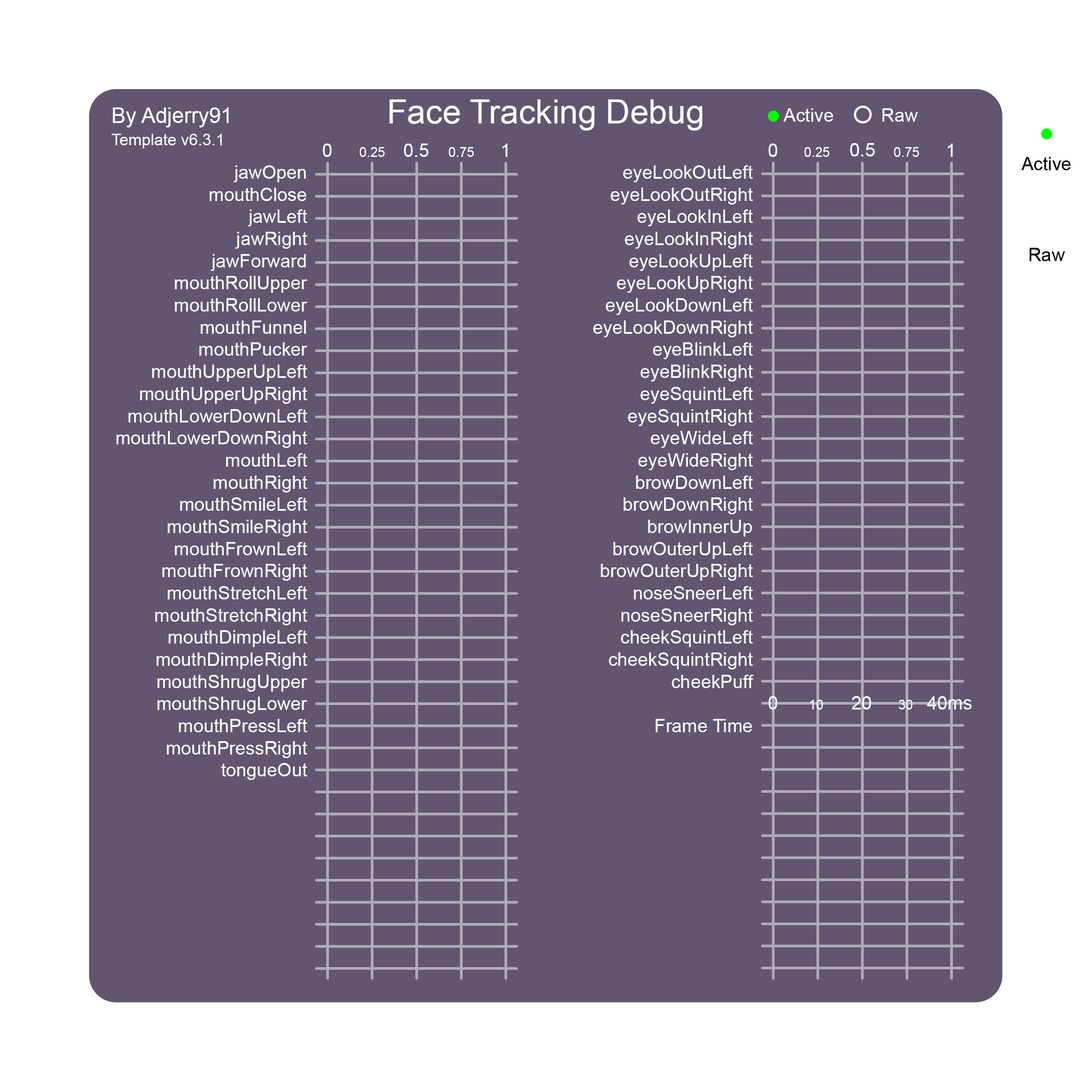
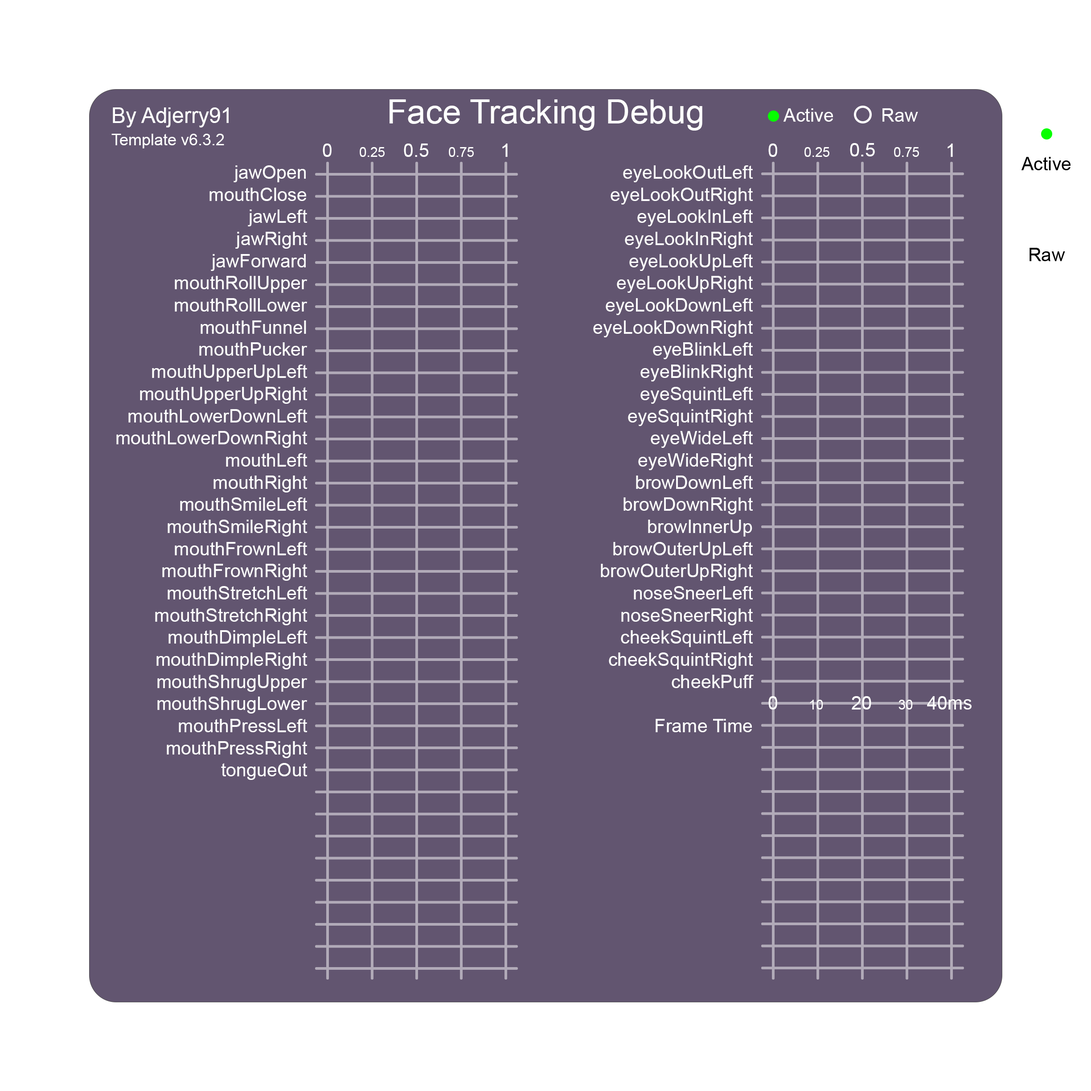
Before/after of a (1091, 1091) layered artwork. What changed in the layer stack:
painted on "Template Version" over <box>216,133,225,146</box>
